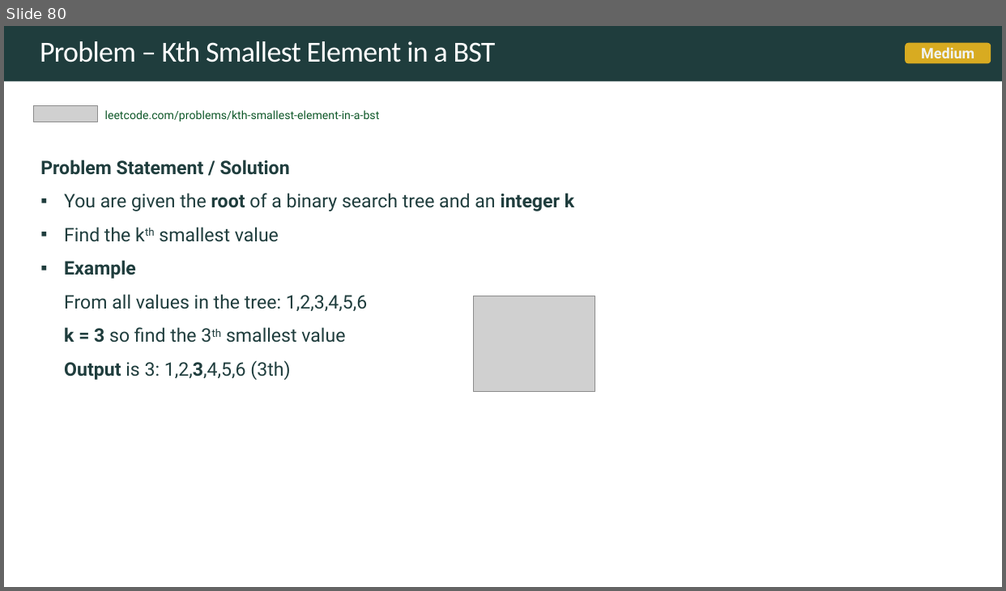
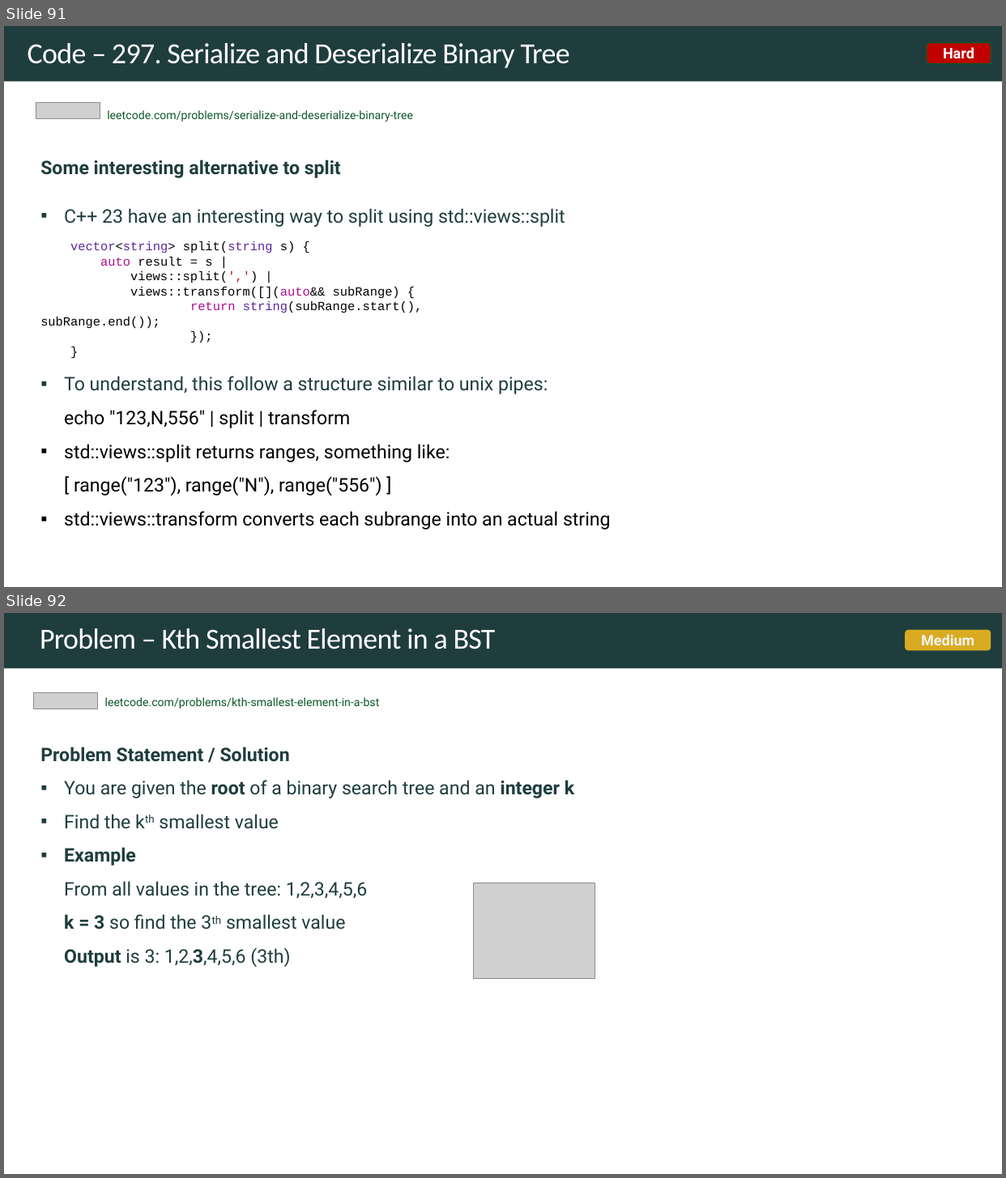
Before and after one commit to rfdavid/coding-interview-handbook-cpp, a slide deck: Algorithm and problem Solving Cheatsheet.pptm. Shown one above the other, each under a label of ours: slide 80 before the commit, slides 91 and 92 after it. The pictures are 1006x591 and 1006x1178 pixels, drawn with LibreOffice and Linux fonts; fonts in the diff are those of the drawing; grey boxes stand for pictures. Boxes give left, top, right and bottom in pixels: in the first picture for what was removed or moved away, otherwise in the second. Text is boxed around its words. In the diff, an @@ line names an element or a change of style, - is before the commit and + after.

Commit message:
added 297 serialize and deserialize binary tree

```diff
--- a/Algorithm and problem Solving Cheatsheet.pptm
+++ b/Algorithm and problem Solving Cheatsheet.pptm
@@ slide 91 added at [4, 26, 1002, 587], background #FFFFFF; not listed: 1 template element that a slide beside it also shows @@
@@ title added at [27, 43, 570, 68], 28 pt, text #FFFFFF @@
+Code – 297. Serialize and Deserialize Binary Tree
@@ rounded rectangle added at [927, 42, 991, 63], fill #C00000, outline #0F5829 1 pt, 14 pt, text #FFFFFF, bold @@
+Hard
@@ picture added at [36, 102, 100, 119] @@
@@ text added at [107, 110, 413, 122], 11 pt, text #0F5829 @@
+leetcode.com/problems/serialize-and-deserialize-binary-tree
@@ text added at [40, 160, 611, 530], 18 pt, text #000000 @@
+Some interesting alternative to split
+▪ C++ 23 have an interesting way to split using std::views::split
+▪ To understand, this follow a structure similar to unix pipes:
+  echo "123,N,556" | split | transform
+▪ std::views::split returns ranges, something like:
+  [ range("123"), range("N"), range("556") ]
+▪ std::views::transform converts each subrange into an actual string
@@ text added at [40, 241, 423, 329], 12 pt, text #000000 @@
+vector<string> split(string s) {
+auto result = s |
+views::split(',') |
+views::transform([](auto&& subRange) {
+return string(subRange.start(), subRange.end());
+});
+}
@@ what was slide 80 is now slide 92 @@
```
Also in this commit, not shown: 5 slides changed, 12 other slides added, 1 slide removed, 16 other files.
